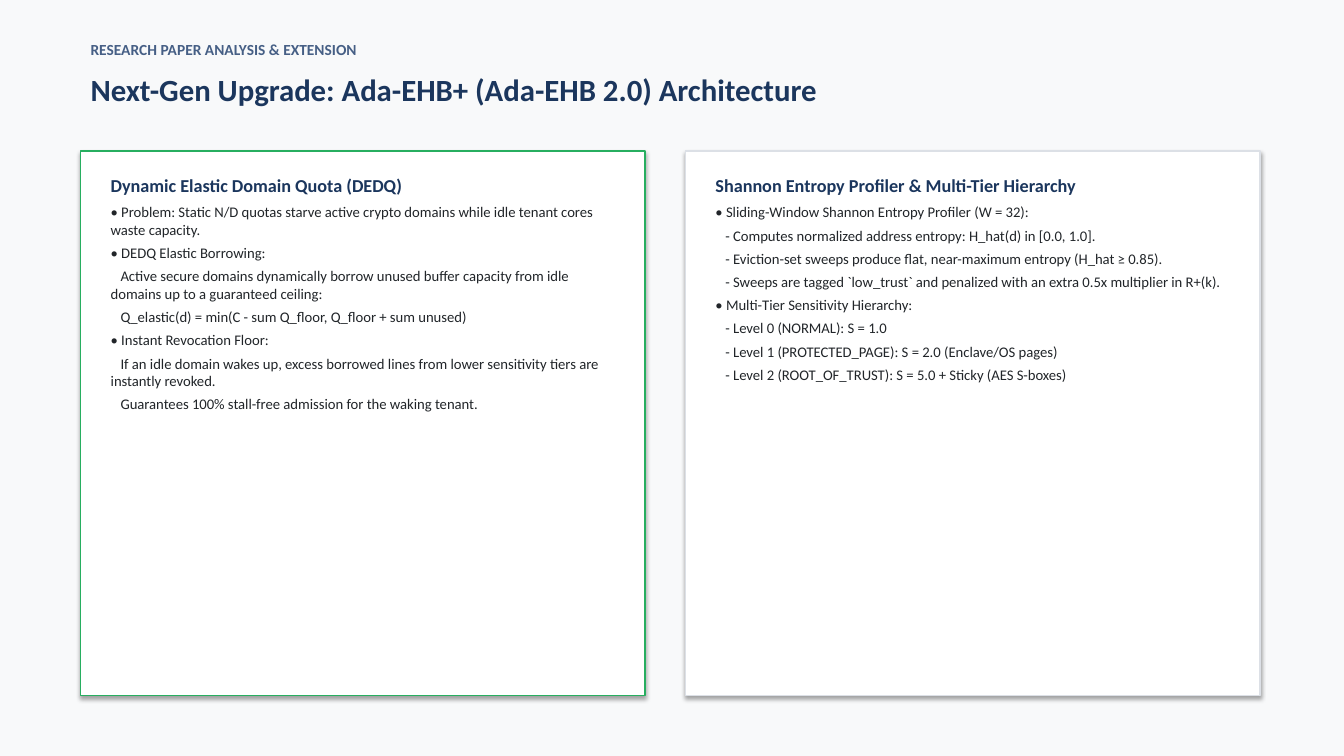
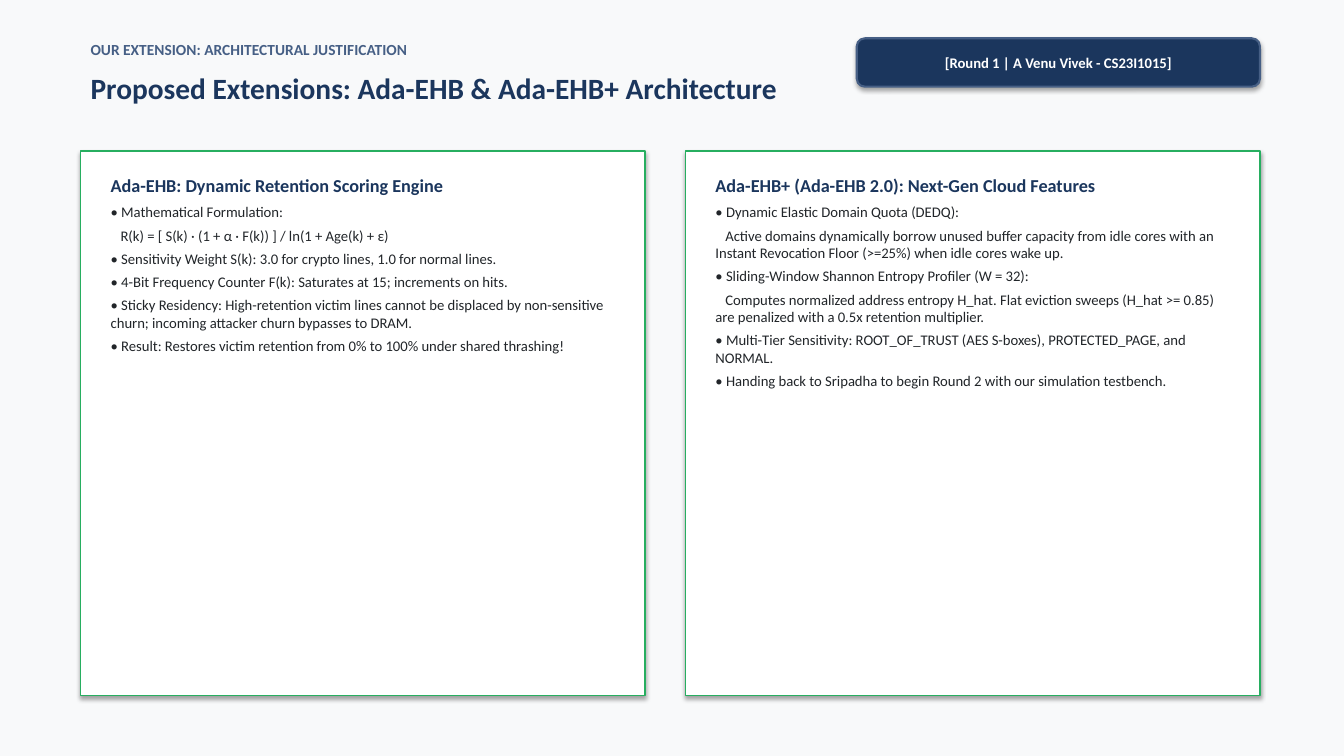
Before and after one commit to Sripadh16/IS-project, a slide deck: slide 10 of TreasureCache_Presentation.pptx. Drawn at 1344x756 pixels with LibreOffice and Linux fonts; fonts in the diff are those of the drawing. Boxes give left, top, right and bottom in pixels: in the first picture for what was removed or moved away, otherwise in the second. Text is boxed around its words. In the diff, an @@ line names an element or a change of style, - is before the commit and + after.

Commit message:
Update PPT deck and presentation script to strictly satisfy explanation video rubric with 2-round flow and code walkthroughs

```diff
--- a/TreasureCache_Presentation.pptx
+++ b/TreasureCache_Presentation.pptx
@@ text removed at [91, 45, 356, 55] @@
-RESEARCH PAPER ANALYSIS & EXTENSION
@@ text added at [91, 45, 407, 55], 11 pt, text #465F85, bold @@
+OUR EXTENSION: ARCHITECTURAL JUSTIFICATION
@@ rounded rectangle added at [857, 38, 1260, 87], fill #1B365D, outline #465F85 1.5 pt, 10.5 pt, text #FFFFFF, bold @@
+[Round 1 | A Venu Vivek - CS23I1015]
@@ text at [91, 78, 777, 104]: text changed; size 22 to 21 pt @@
-Next-Gen Upgrade: Ada-EHB+ (Ada-EHB 2.0) Architecture
+Proposed Extensions: Ada-EHB & Ada-EHB+ Architecture
@@ text at [111, 179, 603, 354]: text changed @@
-Dynamic Elastic Domain Quota (DEDQ)
-• Problem: Static N/D quotas starve active crypto domains while idle tenant cores waste capacity.
-• DEDQ Elastic Borrowing:
-Active secure domains dynamically borrow unused buffer capacity from idle domains up to a guaranteed ceiling:
-Q_elastic(d) = min(C - sum Q_floor, Q_floor + sum unused)
-• Instant Revocation Floor:
-If an idle domain wakes up, excess borrowed lines from lower sensitivity tiers are instantly revoked.
-Guarantees 100% stall-free admission for the waking tenant.
+Ada-EHB: Dynamic Retention Scoring Engine
+• Mathematical Formulation:
+R(k) = [ S(k) · (1 + α · F(k)) ] / ln(1 + Age(k) + ε)
+• Sensitivity Weight S(k): 3.0 for crypto lines, 1.0 for normal lines.
+• 4-Bit Frequency Counter F(k): Saturates at 15; increments on hits.
+• Sticky Residency: High-retention victim lines cannot be displaced by non-sensitive churn; incoming attacker churn bypasses to DRAM.
+• Result: Restores victim retention from 0% to 100% under shared thrashing!
@@ rectangle at [686, 151, 1260, 696]: outline #DCE0E6 1 pt to #27AE60 1 pt @@
@@ text at [715, 178, 1214, 261]: text changed; size 13 to 10.5 pt; text colour #1B365D to #212529; bold off @@
-Shannon Entropy Profiler & Multi-Tier Hierarchy
+Ada-EHB+ (Ada-EHB 2.0): Next-Gen Cloud Features
+• Dynamic Elastic Domain Quota (DEDQ):
+Active domains dynamically borrow unused buffer capacity from idle cores with an Instant Revocation Floor (>=25%) when idle cores wake up.
@@ text at [715, 294, 1214, 389]: text changed @@
-- Computes normalized address entropy: H_hat(d) in [0.0, 1.0].
-- Eviction-set sweeps produce flat, near-maximum entropy (H_hat ≥ 0.85).
-- Sweeps are tagged `low_trust` and penalized with an extra 0.5x multiplier in R+(k).
-• Multi-Tier Sensitivity Hierarchy:
-- Level 0 (NORMAL): S = 1.0
-- Level 1 (PROTECTED_PAGE): S = 2.0 (Enclave/OS pages)
-- Level 2 (ROOT_OF_TRUST): S = 5.0 + Sticky (AES S-boxes)
+Computes normalized address entropy H_hat. Flat eviction sweeps (H_hat >= 0.85) are penalized with a 0.5x retention multiplier.
+• Multi-Tier Sensitivity: ROOT_OF_TRUST (AES S-boxes), PROTECTED_PAGE, and NORMAL.
+• Handing back to Sripadha to begin Round 2 with our simulation testbench.
```
Also in this commit, not shown: 11 other slides changed, 8 slides added, 8 slides removed, 5 other files.
